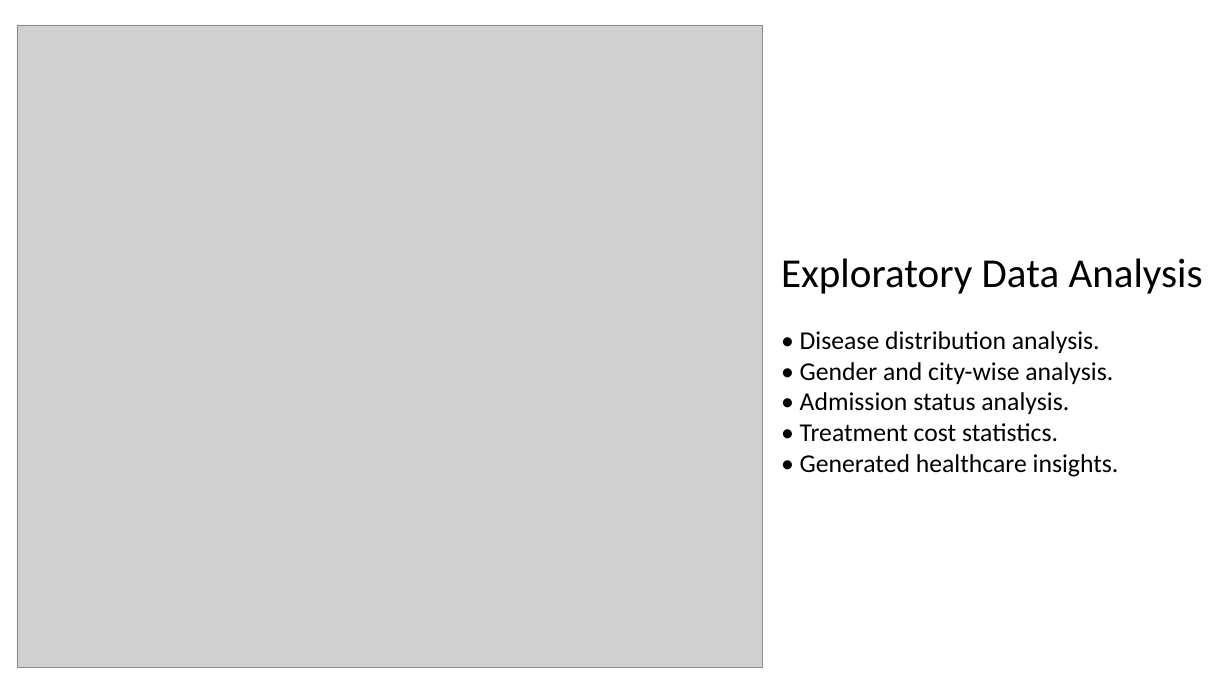
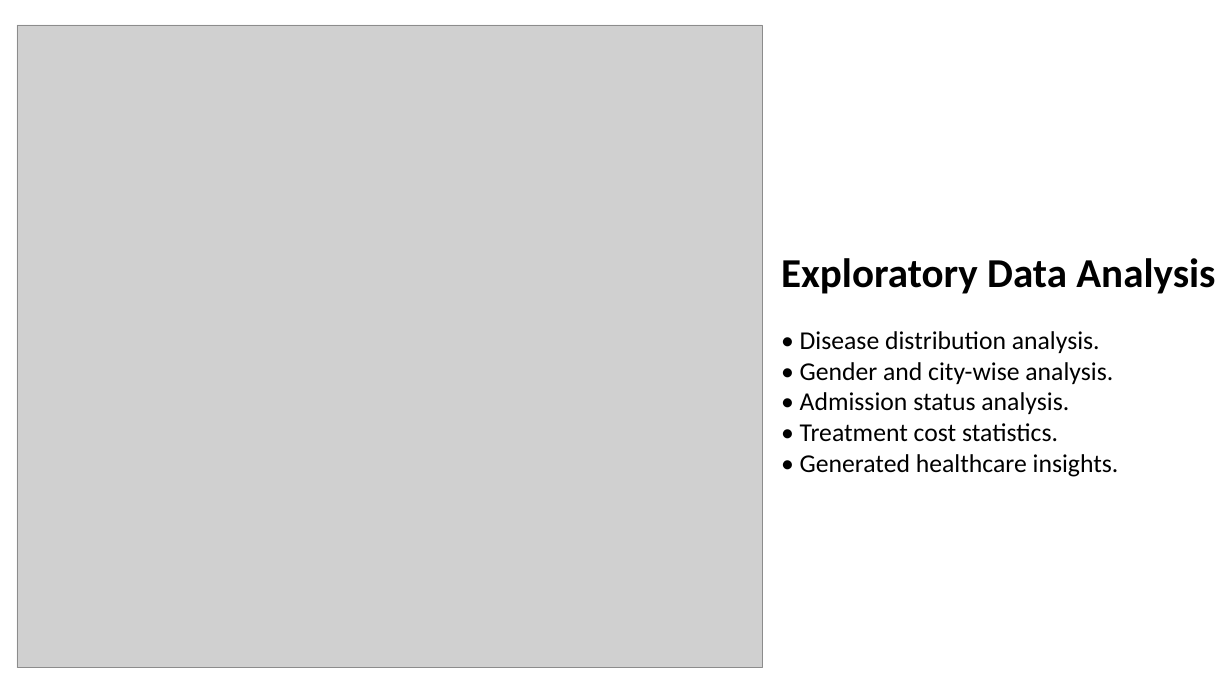
Before and after one commit to arpit-systems/healthcare-analytics-pipeline, a slide deck: slide 10 of PGDDE_Capstone_Healthcare_Analytics_Pipeline_IITJ.pptx (slide 8 before the commit). Drawn at 1232x693 pixels with LibreOffice and Linux fonts; fonts in the diff are those of the drawing; grey boxes stand for pictures. Boxes give left, top, right and bottom in pixels: in the first picture for what was removed or moved away, otherwise in the second. Text is boxed around its words. In the diff, an @@ line names an element or a change of style, - is before the commit and + after.

```diff
--- a/PGDDE_Capstone_Healthcare_Analytics_Pipeline_IITJ.pptx
+++ b/PGDDE_Capstone_Healthcare_Analytics_Pipeline_IITJ.pptx
@@ text at box(781, 258, 1215, 294): bold on in "Exploratory Data Analysis" @@
```
Also in this commit, not shown: 8 other slides changed, 3 slides added, 3 other files.
